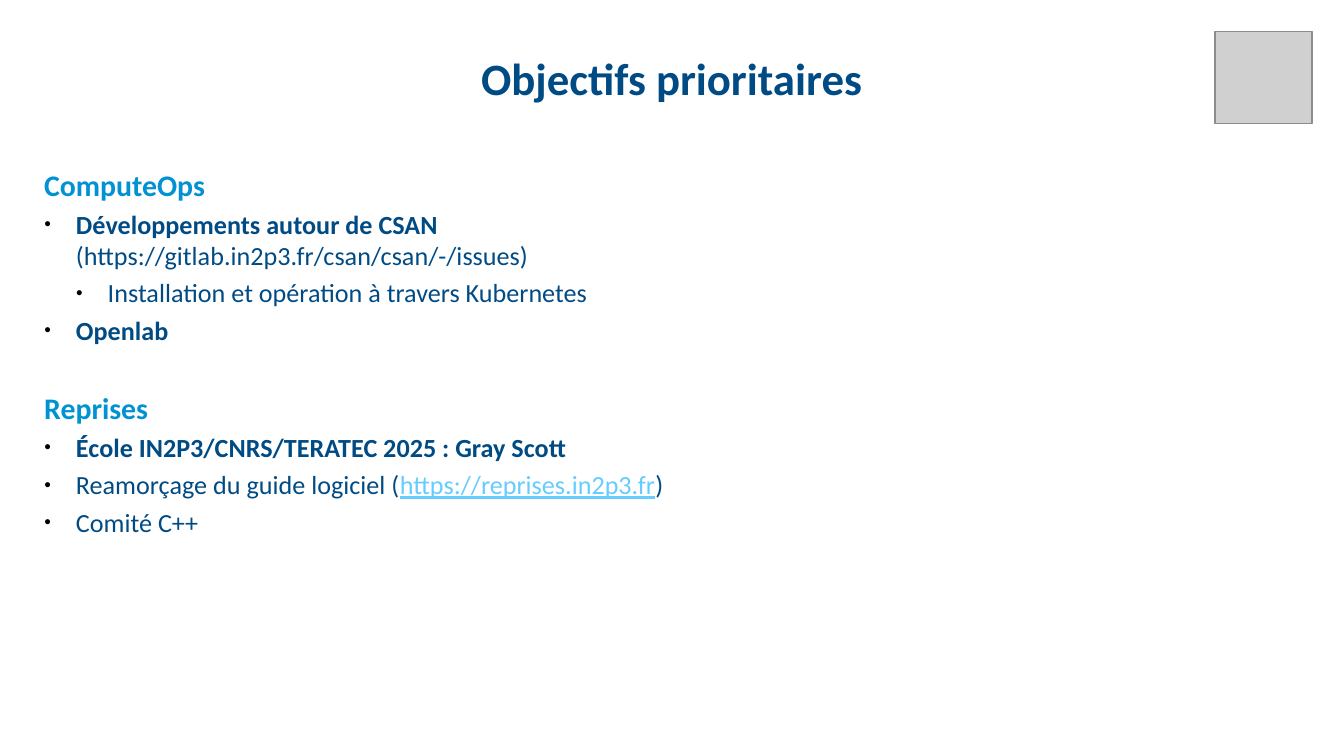
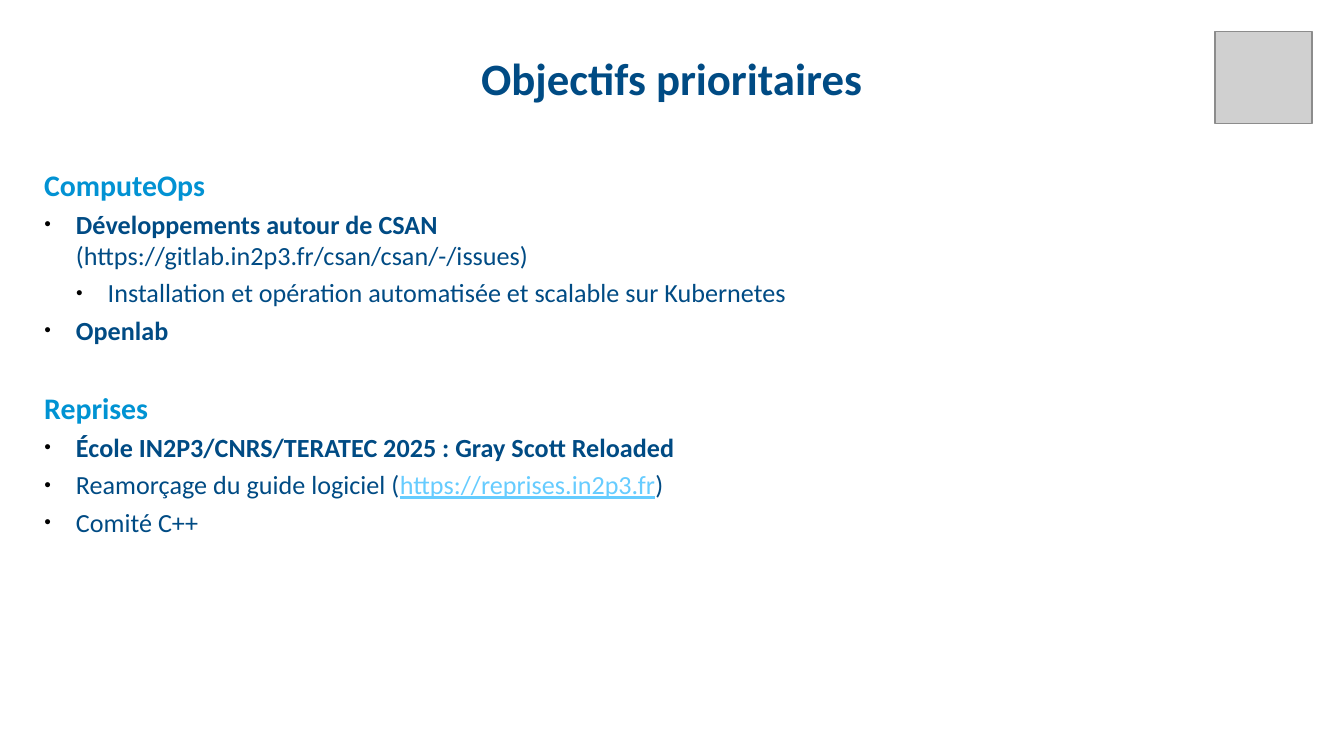
Before and after one commit to fjammes/misc, a slide deck: slide 13 of decalog/decalog-entretien-2024.odp. Drawn at 1344x756 pixels with LibreOffice and Linux fonts; fonts in the diff are those of the drawing; grey boxes stand for pictures. Boxes give left, top, right and bottom in pixels: in the first picture for what was removed or moved away, otherwise in the second. Text is boxed around its words. In the diff, an @@ line names an element or a change of style, - is before the commit and + after.

```diff
--- a/decalog/decalog-entretien-2024.odp
+++ b/decalog/decalog-entretien-2024.odp
@@ text at bbox=[108, 284, 785, 307]: text changed @@
-  ● Installation et opération à travers Kubernetes
+  ● Installation et opération automatisée et scalable sur Kubernetes
@@ text at bbox=[76, 436, 674, 461]: text changed @@
-● École IN2P3/CNRS/TERATEC 2025 : Gray Scott
+● École IN2P3/CNRS/TERATEC 2025 : Gray Scott Reloaded
```
Also in this commit, not shown: 11 other slides changed, 1 slide removed, 1 other file.
